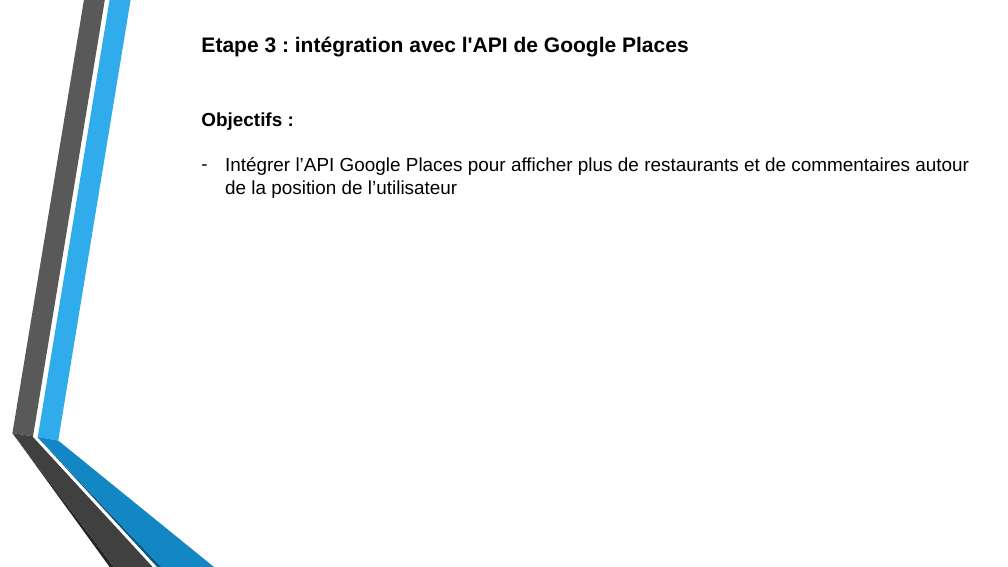
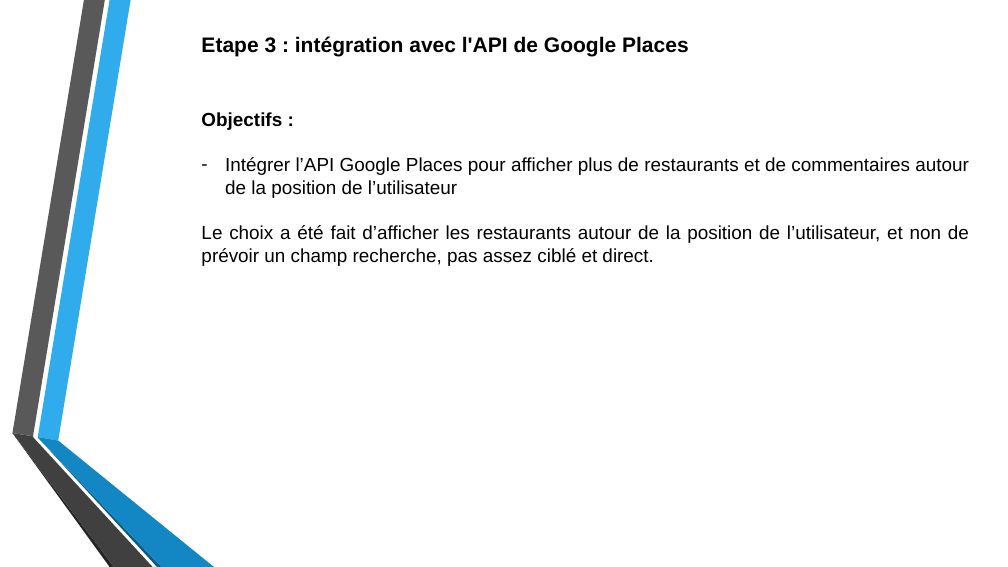
Before and after one commit to DesignGreg/Projet7-OpenClassRooms, a slide deck: slide 7 of Soutenance/Présentation Projet 7.pptx. Drawn at 1008x567 pixels with LibreOffice and Linux fonts; fonts in the diff are those of the drawing; background and template pictures are left out. Boxes give left, top, right and bottom in pixels: in the first picture for what was removed or moved away, otherwise in the second. Text is boxed around its words. In the diff, an @@ line names an element or a change of style, - is before the commit and + after.

```diff
--- a/Soutenance/Présentation Projet 7.pptx
+++ b/Soutenance/Présentation Projet 7.pptx
@@ text at <box>201,225,969,266</box>: paragraph added @@
+Le choix a été fait d’afficher les restaurants autour de la position de l’utilisateur, et non de prévoir un champ recherche, pas assez ciblé et direct.
```
Also in this commit, not shown: 2 other slides changed, 6 other files.
